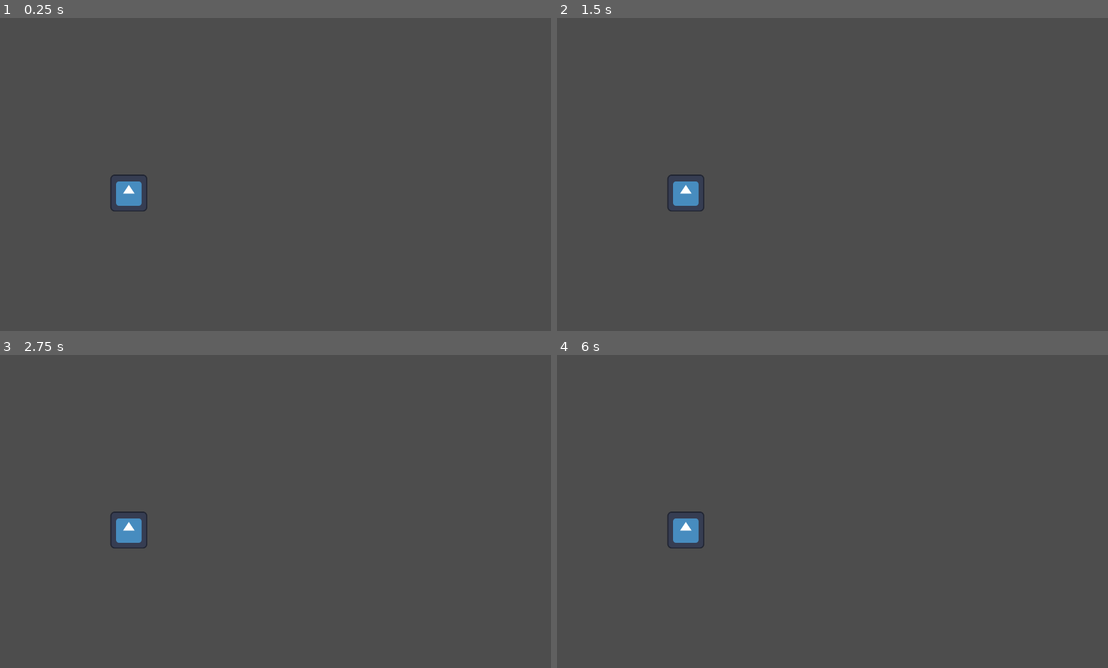
Above: before the commit, frames 1-4 (two rows, left to right).
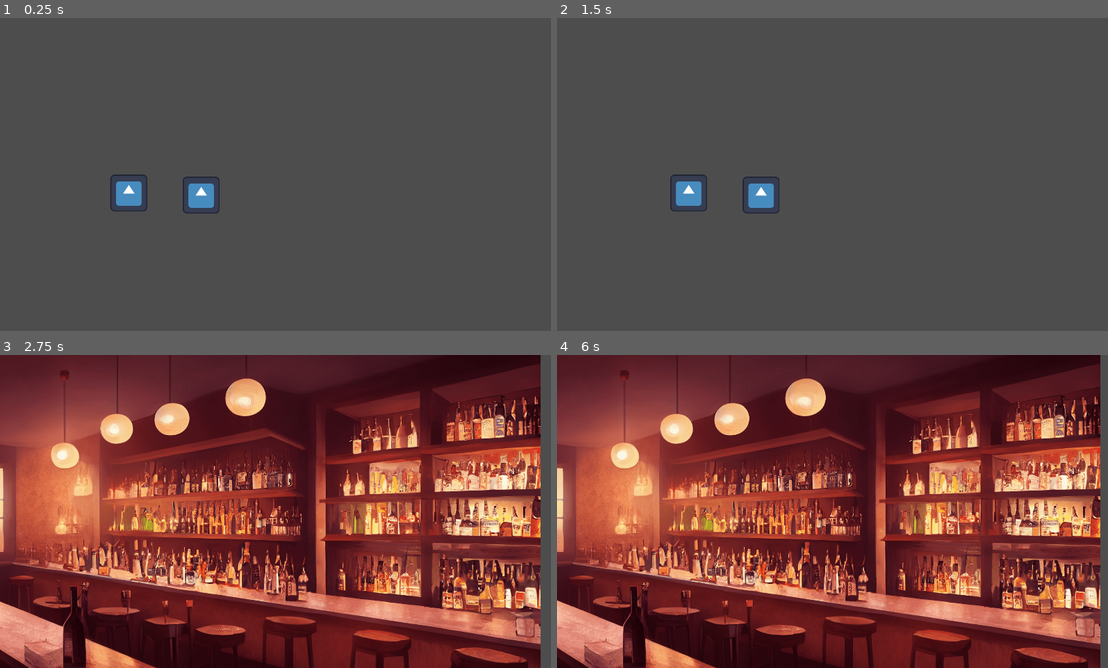
Above: after the commit, the same moments.

Repository: YYF233333/Ring-engine
Game: Godot game, scene res://scenes/main.tscn
Two runs of this game, one before a commit and one after it. Both use one fixed random seed, a clock stepped at 60 frames per second and the inputs below. The engine's default icon, where the game draws it, is replaced by a stand-in: a white triangle on a blue panel in a dark square.
Inputs:
- Up to frame 1 (0.25 s): no input
- Up to frame 2 (1.5 s): tap Enter at 0.5 s; hold Right (ui_right) 0.53-1.28 s; tap Space at 1.25 s; hold Left (ui_left) from 1.28 s (still down)
- Up to frame 3 (2.75 s): tap Enter at 2 s; release Left (ui_left) at 2.03 s; hold Right (ui_right) from 2.03 s (still down)
- Up to frame 4 (6 s): tap Space at 2.75, 4.25 s; tap Enter at 3.5 s; release Right (ui_right) at 3.53 s; hold Left (ui_left) 3.53-5.78 s; hold Right (ui_right) from 5.78 s (still down)

The runs differ from the first frame. In frame 1, 0.5% of the frame differs, in the area x 33-40%, y 50-63%; in frame 2, 0.7%; in frame 3, 98%; in frame 4, 99%, in the area x 0-99%, y 0-100%.
Error before the commit: Parse Error: Expected type specifier after "is not". (res://modules/persist/snapshot.gd:111)
Error after the commit: Trying to return an array of type "Array" where expected return type is "Array[String]". (res://modules/persist/snapshot.gd:49)

Commit message:
[FEAT] textbox, AssetLoader, BG and common utils

Diff:
--- /dev/null
+++ b/modules/background/background.gd
@@ -0,0 +1,25 @@
+extends Node2D
+
+## 最大画布层数
+const MAX_LAYER_COUNT := 1024
+
+func _ready() -> void:
+    for i in range(MAX_LAYER_COUNT):
+        var layer = Sprite2D.new()
+        layer.name = String.num_int64(i-MAX_LAYER_COUNT)
+        layer.z_index = i-MAX_LAYER_COUNT
+        add_child(layer)
+
+func display(name: String, layer: int = 0) -> void:
+    assert(layer >= 0 and layer < MAX_LAYER_COUNT)
+    var node = get_child(layer) as Sprite2D
+    node.texture = load(name)
+
+func clear_layer(layer: int) -> void:
+    var node = get_child(layer) as Sprite2D
+    node.texture = null
+    node.position = Vector2.ZERO
+
+func clear() -> void:
+    for i in range(MAX_LAYER_COUNT):
+        clear_layer(i)
--- /dev/null
+++ b/modules/background/layer.gd
@@ -0,0 +1,2 @@
+class_name Layer
+extends Sprite2D
--- /dev/null
+++ b/modules/config/config.gd
@@ -0,0 +1,7 @@
+extends Node
+
+## 全局常量和全局初始化、清理代码
+
+func _ready() -> void:
+    if not DirAccess.dir_exists_absolute("res://save"):
+        DirAccess.make_dir_absolute("res://save")
--- /dev/null
+++ b/modules/loading/asset_loader.gd
@@ -0,0 +1,42 @@
+extends Node
+
+@export var assets: Dictionary
+
+func _ready() -> void:
+    assets = load_json_from_file("res://config//assets.json").unwrap_or({})
+
+func load_asset(name: String) -> Result:
+    if not assets.has(name):
+        return Result.Err("Asset not found")
+    var asset = load(assets[name])
+    if asset == null:
+        return Result.Err("Load failed")
+    return Result.Ok(asset)
+
+func load_img(name: String) -> Result:
+    return load_asset(name).map_err(
+            func(e): return "failed to load img "+name+": "+e
+        )
+
+func load_scene(name: String) -> Result:
+    return load_asset(name).map_err(
+        func(e): return "failed to load scene "+name+": "+e
+    )
+
+static func load_absolute(path: String) -> Result:
+    var asset = load(path)
+    if asset == null:
+        return Result.Err("Load failed")
+    return Result.Ok(asset)
+
+static func load_json_from_file(path: String) -> Result:
+    var data = FileAccess.get_file_as_string(path)
+    if data == null:
+        return Result.Err("loading falied")
+    var json = JSON.new()
+    var parse_result = json.parse(data)
+    if not parse_result == OK:
+        return Result.Err("JSON Parse Error: %s in %s at line %s"
+            % [json.get_error_message(), data, json.get_error_line()])
+    var dict = json.get_data()
+    return Result.Ok(dict)
--- a/modules/persist/global_value.gd
+++ b/modules/persist/global_var.gd
@@ -18,7 +18,7 @@
 
 var global_var: Dictionary = {}
 
-class GlobalVar:
+class GlobalVariable:
     var type: VarType
     var value: Variant
 
@@ -28,15 +28,15 @@
 
 ## 初始化或者修改全局变量值，默认创建TEMP类型的变量
 func set_var(name: String, value: Variant) -> void:
-    global_var[name] = GlobalVar.new(VarType.TEMP, value)
+    global_var[name] = GlobalVariable.new(VarType.TEMP, value)
 
 ## [method set_var]PERSIST变体
 func set_var_persist(name: String, value: Variant) -> void:
-    global_var[name] = GlobalVar.new(VarType.PERSIST, value)
+    global_var[name] = GlobalVariable.new(VarType.PERSIST, value)
 
 ## [method set_var]SNAPSHOT变体
 func set_var_snapshot(name: String, value: Variant) -> void:
-    global_var[name] = GlobalVar.new(VarType.SNAPSHOT, value)
+    global_var[name] = GlobalVariable.new(VarType.SNAPSHOT, value)
 
 ## 变量不存在时返回null
 func get_var(name: String) -> Variant:
@@ -62,20 +62,14 @@
     return snap_vars
 
 func _enter_tree() -> void:
-    #TODO find a proper place for this
-    if not DirAccess.dir_exists_absolute("res://save"):
-        DirAccess.make_dir_absolute("res://save")
-    var json = JSON.new()
-    var data = FileAccess.get_file_as_string("res://save/global_variables.json")
-    # Check if there is any error while parsing the JSON string, skip in case of failure
-    if data:
-        var parse_result = json.parse(data)
-        if not parse_result == OK:
-            print("JSON Parse Error: ", json.get_error_message(), " in ", data, " at line ", json.get_error_line())
-            return
-        var global_persist = json.get_data()
-        for key in global_persist:
-            global_var[key] = GlobalVar.new(VarType.PERSIST, global_persist[key])
+    var data = AssetLoader.load_json_from_file("res://save/global_variables.json")
+    if data.is_err():
+        global_var = {}
+        return
+    var global_persist = data.unwrap()
+    for key in global_persist:
+        global_var[key] = GlobalVariable.new(VarType.PERSIST, global_persist[key])
+
 
 func _exit_tree() -> void:
     var global_persist = {}
--- a/modules/persist/snapshot.gd
+++ b/modules/persist/snapshot.gd
@@ -2,7 +2,8 @@
 
 ## 单例，提供游戏快照保存功能[br]
 ## 快照逻辑上构成一个队列，回滚时新的快照将被删除[br]
-## 通过快照持久化可以提供存档功能（脚本变量需要单独存储）
+## 通过快照持久化可以提供存档功能（脚本变量需要单独存储）[br]
+## 对于不想保存的节点，可以在[method _exit_tree]中释放
 
 ## 快照索引
 var snapshot_name: Dictionary = {}
@@ -10,8 +11,8 @@
 var snapshots: Array[Snapshot] = []
 ## 全局唯一存档计数器，提供默认存档文件名称
 var save_counter: int:
-    set(val): GlobalValue.set_var_persist("save_counter", val)
-    get: return GlobalValue.get_var("save_counter")
+    set(val): GlobalVar.set_var_persist("save_counter", val)
+    get: return GlobalVar.get_var("save_counter")
 
 
 class Snapshot:
@@ -27,8 +28,8 @@
 
 func _ready() -> void:
     # 这个方法在游戏最开始执行，应该不会出现save_counter(temp)的情况
-    if not GlobalValue.has_var("save_counter"):
-        GlobalValue.set_var_persist("save_counter", 0)
+    if not GlobalVar.has_var("save_counter"):
+        GlobalVar.set_var_persist("save_counter", 0)
 
 ## 打印当前的快照队列，可以自定义打印格式[br]
 ## custom_print需要接受两个参数：[br]
@@ -48,24 +49,25 @@
     return names
 
 ## 创建新快照，可以指定快照名，但不能重复，返回值为新创建的快照的名称
-func create_snapshot(root: Node, name: String = "") -> String:
+func create_snapshot(root: Node, name: String = "") -> Result:
     if name.is_empty():
         name = String.num_int64(save_counter)
         save_counter += 1
     ## 确保快照名不重复
-    assert(snapshot_name.has(name) == false)
+    if snapshot_name.has(name):
+        return Result.Err("duplicate snapshot "+name)
     var snapshot = Snapshot.new(name, root.duplicate())
-    snapshot.meta = GlobalValue.snapshot_vars()
+    snapshot.meta = GlobalVar.snapshot_vars()
     #print(snapshot.name)
     snapshots.append(snapshot)
     snapshot_name[name] = snapshot
-    return name
+    return Result.Ok(name)
 
 ## 返回指定快照的状态，回滚场景树和标记为SNAPSHOT的全局变量
 ## 如果无法找到指定快照，返回null，不修改快照队列
-func rollback(name: String, prev_root: Node) -> String:
-    if snapshot_name[name] == null:
-        return "Snapshot not found"
+func rollback(name: String, prev_root: Node) -> Result:
+    if not snapshot_name.has(name):
+        return Result.Err("Snapshot not found")
     while not snapshots.is_empty():
         var snap = snapshots.pop_back()
         snapshot_name.erase(snap.name)
@@ -75,53 +77,63 @@
             root.add_child(snap.root)
             # restore snapshot variables
             for key in snap.meta:
-                GlobalValue.set_var_snapshot(key, snap.meta[key])
-            return "Ok"
-    push_error("Unreachable")
-    return ""
+                GlobalVar.set_var_snapshot(key, snap.meta[key])
+            return Result.Ok()
+    Assert.unreachable()
+    return Result.Err(null)
 
 ## 将快照持久化到磁盘，默认文件名和快照名相同，支持自定义文件名，返回实际使用的文件名[br]
 ## [color=yellow]Warning:[/color] 已经存在的同名快照将被覆盖
-func persist_snapshot(name: String, file_name: String = "") -> String:
+func persist_snapshot(name: String, file_name: String = "") -> Result:
     var snapshot: Snapshot = snapshot_name[name]
     # save scenetree
     recursive_set_owner(snapshot.root)
     var scene = PackedScene.new()
     var result = scene.pack(snapshot.root)
-    if result == OK:
-        if file_name.is_empty():
-            file_name = snapshot.name
-        var error = ResourceSaver.save(scene, "res://save/"+file_name+".tscn")
-        if error != OK:
-            push_error("An error occurred while saving the scene to disk.")
+    if result != OK:
+        return Result.Err("pack scene failed: %s" % result)
+    if file_name.is_empty():
+        file_name = snapshot.name
+    var error = ResourceSaver.save(scene, "res://save/"+file_name+".tscn")
+    if error != OK:
+        return Result.Err("save scene failed: %s" % error)
     # save snapshot vars
     var meta = JSON.stringify(snapshot.meta, "    ")
     var meta_file = FileAccess.open("res://save/"+file_name+".json", FileAccess.WRITE)
     if meta_file == null:
-        push_error("File open error: ", FileAccess.get_open_error())
+        return Result.Err("File open error: %s" % FileAccess.get_open_error())
     meta_file.store_string(meta)
-    return file_name
+    return Result.Ok(file_name)
 
-## 从磁盘中加载快照，panic on failure
-func load_snapshot(file_name: String, prev_root: Node) -> String:
+## 从磁盘中加载快照，加载成功后会自动替换当前场景
+func load_snapshot(file_name: String, prev_root: Node) -> Result:
     var scene = load("res://save/"+file_name+".tscn")
     if scene == null:
-        push_error("An error occurred while loading scene ", file_name)
-    var meta = JSON.parse_string(FileAccess.get_file_as_string("res://save/"+file_name+".json"))
-    assert(meta is not null)
-    var root = get_tree().root
-    root.remove_child(prev_root)
-    root.add_child(scene.instantiate())
+        return Result.Err("An error occurred while loading scene "+ file_name)
+    var meta = AssetLoader.load_json_from_file("res://save/"+file_name+".json")
+    if meta.is_err():
+        return Result.Err("loading metadata of "+file_name+" failed: "+meta.unwrap_err())
+    var parent = prev_root.get_parent()
+    assert(parent != null)
+    parent.remove_child(prev_root)
+    parent.add_child(scene.instantiate())
     # restore snapshot variables
     for key in meta:
-        GlobalValue.set_var_snapshot(key, meta[key])
-    return "Ok"
+        GlobalVar.set_var_snapshot(key, meta[key])
+    return Result.Ok()
 
 ## 将root下的所有节点的owner设置为root（[color=yellow]Warning:[/color] 不要手动设置参数owner）
-static func recursive_set_owner(root: Node, owner: Node = null) -> String:
-    if owner == null:
-        owner = root
+static func recursive_set_owner(root: Node, owner: Node = null) -> void:
+    recursive_map(
+        root,
+        func(node: Node, owner: Node):
+            if node != owner:
+                node.set_owner(owner),
+        root if owner == null else owner
+    )
+
+static func recursive_map(root: Node, method: Callable, global_arg: Variant) -> void:
     for node in root.get_children():
-        node.set_owner(owner)
-        recursive_set_owner(node, owner)
-    return "Ok"
+        ## 中序遍历防止运行时修改
+        recursive_map(node, method, global_arg)
+        method.call(node, global_arg)
--- /dev/null
+++ b/modules/textbox/textbox.gd
@@ -0,0 +1,10 @@
+extends Control
+
+## assign in editor
+@export var textbox: Label
+## assign in editor
+@export var namebox: Label
+
+func unload():
+    get_parent().remove_child(self)
+    self.queue_free()
--- /dev/null
+++ b/modules/textbox/textbox_main.tscn
@@ -0,0 +1,60 @@
+[gd_scene load_steps=4 format=3 uid="uid://dnru70kjid7b2"]
+
+[ext_resource type="Script" path="res://modules/textbox/textbox.gd" id="1_5fs7n"]
+
+[sub_resource type="SystemFont" id="SystemFont_o5wur"]
+subpixel_positioning = 0
+
+[sub_resource type="Theme" id="Theme_n5epf"]
+default_font = SubResource("SystemFont_o5wur")
+default_font_size = 50
+
+[node name="textbox_main" type="Control" node_paths=PackedStringArray("textbox", "namebox")]
+layout_mode = 3
+anchors_preset = 15
+anchor_right = 1.0
+anchor_bottom = 1.0
+grow_horizontal = 2
+grow_vertical = 2
+theme = SubResource("Theme_n5epf")
+script = ExtResource("1_5fs7n")
+textbox = NodePath("PanelContainer/MarginContainer/textbox")
+namebox = NodePath("PanelContainer2/namebox")
+
+[node name="PanelContainer" type="PanelContainer" parent="."]
+custom_minimum_size = Vector2(1920, 270)
+layout_mode = 0
+anchor_top = 1.0
+anchor_right = 1.0
+anchor_bottom = 1.0
+offset_top = -270.0
+grow_horizontal = 2
+grow_vertical = 0
+size_flags_horizontal = 3
+size_flags_vertical = 3
+
+[node name="MarginContainer" type="MarginContainer" parent="PanelContainer"]
+custom_minimum_size = Vector2(1920, 216)
+layout_mode = 2
+theme_override_constants/margin_left = 300
+theme_override_constants/margin_top = 50
+
+[node name="textbox" type="Label" parent="PanelContainer/MarginContainer"]
+layout_mode = 2
+size_flags_vertical = 1
+text = "aaaaaa"
+
+[node name="PanelContainer2" type="PanelContainer" parent="."]
+layout_mode = 0
+offset_left = 125.0
+offset_top = 680.0
+offset_right = 425.0
+offset_bottom = 810.0
+metadata/_edit_group_ = true
+
+[node name="namebox" type="Label" parent="PanelContainer2"]
+layout_mode = 2
+size_flags_vertical = 1
+text = "test name"
+horizontal_alignment = 1
+vertical_alignment = 1
--- /dev/null
+++ b/modules/textbox/textbox_nvl.tscn
@@ -0,0 +1,43 @@
+[gd_scene load_steps=4 format=3 uid="uid://d1578p8a74gbc"]
+
+[ext_resource type="Script" path="res://modules/textbox/textbox.gd" id="1_g8udw"]
+
+[sub_resource type="SystemFont" id="SystemFont_s1f3f"]
+
+[sub_resource type="Theme" id="Theme_nr75f"]
+default_font = SubResource("SystemFont_s1f3f")
+default_font_size = 50
+
+[node name="textbox_nvl" type="Control" node_paths=PackedStringArray("textbox")]
+layout_mode = 3
+anchors_preset = 15
+anchor_right = 1.0
+anchor_bottom = 1.0
+grow_horizontal = 2
+grow_vertical = 2
+size_flags_horizontal = 4
+size_flags_vertical = 4
+theme = SubResource("Theme_nr75f")
+script = ExtResource("1_g8udw")
+textbox = NodePath("PanelContainer/MarginContainer/textbox")
+metadata/_edit_use_anchors_ = true
+
+[node name="PanelContainer" type="PanelContainer" parent="."]
+custom_minimum_size = Vector2(1344, 0)
+layout_mode = 0
+anchor_left = 0.5
+anchor_right = 0.5
+anchor_bottom = 1.0
+grow_horizontal = 2
+grow_vertical = 2
+
+[node name="MarginContainer" type="MarginContainer" parent="PanelContainer"]
+layout_mode = 2
+theme_override_constants/margin_left = 100
+theme_override_constants/margin_top = 100
+theme_override_constants/margin_right = 100
+theme_override_constants/margin_bottom = 100
+
+[node name="textbox" type="Label" parent="PanelContainer/MarginContainer"]
+layout_mode = 2
+size_flags_vertical = 1
--- /dev/null
+++ b/modules/textbox/textbox_server.gd
@@ -0,0 +1,8 @@
+extends Node
+
+var main_textbox: Control
+
+# Called when the node enters the scene tree for the first time.
+func _ready() -> void:
+    main_textbox = preload("res://modules/textbox/textbox_main.tscn").instantiate()
+    get_tree().root.add_child(main_textbox)
--- /dev/null
+++ b/modules/utils/assert.gd
@@ -0,0 +1,27 @@
+class_name Assert
+
+static func unimplemented(msg: String = "", arg1 = "", arg2 = "", arg3 = "") -> void:
+    var message = "not implemented"
+    if msg != "":
+        message += chain([": ", msg, arg1, arg2, arg3])
+    push_error(message)
+    assert(false)
+
+static func unreachable(msg: String = "", arg1 = "", arg2 = "", arg3 = "") -> void:
+    var message = "entered unreachable code"
+    if msg != "":
+        message += chain([": ", msg, arg1, arg2, arg3])
+    push_error(message)
+    assert(false)
+
+static func panic(msg: String = "", arg1 = "", arg2 = "", arg3 = "") -> void:
+    var message = "program panicked at "
+    if msg != "":
+        message += chain([": ", msg, arg1, arg2, arg3])
+    else:
+        message += "explicit panic"
+    push_error(message)
+    assert(false)
+
+static func chain(args: Array) -> String:
+    return args.reduce(func(a, b): return a+("%s" % b), "")
--- /dev/null
+++ b/modules/utils/option.gd
@@ -0,0 +1,20 @@
+class_name Option
+extends ProductType
+
+static func Some(val) -> Option:
+    return Option.new(Flag.FIRST, val)
+
+static func None() -> Option:
+    return Option.new(Flag.SECOND, null)
+
+func is_some() -> bool:
+    return self.flag == Flag.FIRST
+
+func is_none() -> bool:
+    return self.flag == Flag.SECOND
+
+func unwrap():
+    if self.flag == Flag.SECOND:
+        Assert.panic("Trying to unwrap a None value")
+        return null
+    return self.val
--- /dev/null
+++ b/modules/utils/product_type.gd
@@ -0,0 +1,30 @@
+class_name ProductType
+
+enum Flag {
+    FIRST,
+    SECOND,
+}
+
+var flag: Flag
+var val
+
+func _init(flag: Flag, val = null) -> void:
+    self.flag = flag
+    self.val = val
+
+func unwrap():
+    pass
+
+func unwrap_or(default):
+    return self.val if self.flag == Flag.FIRST else default
+
+func map(op: Callable) -> Result:
+    if self.flag == Flag.FIRST:
+        self.val = op.call(self.val)
+    return self
+
+func expect(msg: String):
+    if self.flag == Flag.SECOND:
+        Assert.panic(msg, ": "+self.val if self.val != null else "")
+        return null
+    return self.val
--- /dev/null
+++ b/modules/utils/result.gd
@@ -0,0 +1,31 @@
+class_name Result
+extends ProductType
+
+static func Ok(val = null) -> Result:
+    return Result.new(Flag.FIRST, val)
+
+static func Err(val) -> Result:
+    return Result.new(Flag.SECOND, val)
+
+func is_ok() -> bool:
+    return self.flag == Flag.FIRST
+
+func is_err() -> bool:
+    return self.flag == Flag.SECOND
+
+func unwrap():
+    if self.flag == Flag.SECOND:
+        Assert.panic("Trying to unwrap an Err value containing ", self.val)
+        return null
+    return self.val
+
+func unwrap_err():
+    if self.flag == Flag.FIRST:
+        Assert.panic("Trying to unwrap_err an Ok value containing ", self.val)
+        return null
+    return self.val
+
+func map_err(op: Callable) -> Result:
+    if self.flag == Flag.SECOND:
+        self.val = op.call(self.val)
+    return self
--- a/project.godot
+++ b/project.godot
@@ -7,6 +7,40 @@
 ;   param=value ; assign values to parameters
 
 config_version=5
+
+_global_script_classes=[{
+"base": "RefCounted",
+"class": &"Assert",
+"language": &"GDScript",
+"path": "res://modules/utils/assert.gd"
+}, {
+"base": "Sprite2D",
+"class": &"Layer",
+"language": &"GDScript",
+"path": "res://modules/background/layer.gd"
+}, {
+"base": "ProductType",
+"class": &"Option",
+"language": &"GDScript",
+"path": "res://modules/utils/option.gd"
+}, {
+"base": "RefCounted",
+"class": &"ProductType",
+"language": &"GDScript",
+"path": "res://modules/utils/product_type.gd"
+}, {
+"base": "ProductType",
+"class": &"Result",
+"language": &"GDScript",
+"path": "res://modules/utils/result.gd"
+}]
+_global_script_class_icons={
+"Assert": "",
+"Layer": "",
+"Option": "",
+"ProductType": "",
+"Result": ""
+}
 
 [application]
 
@@ -18,7 +52,10 @@
 [autoload]
 
 SnapshotServer="*res://modules/persist/snapshot.gd"
-GlobalValue="*res://modules/persist/global_value.gd"
+GlobalVar="*res://modules/persist/global_var.gd"
+TextboxServer="*res://modules/textbox/textbox_server.gd"
+AssetLoader="*res://modules/loading/asset_loader.gd"
+Config="*res://modules/config/config.gd"
 
 [display]
 
@@ -29,3 +66,19 @@
 [dotnet]
 
 project/assembly_name="Ring Engine"
+
+[editor_plugins]
+
+enabled=PackedStringArray("res://addons/Todo_Manager/plugin.cfg", "res://addons/godotsize/plugin.cfg", "res://addons/script-name-on-top/plugin.cfg")
+
+[input]
+
+gdshell_toggle_ui={
+"deadzone": 0.5,
+"events": [Object(InputEventKey,"resource_local_to_scene":false,"resource_name":"","device":0,"window_id":0,"alt_pressed":false,"shift_pressed":false,"ctrl_pressed":false,"meta_pressed":false,"pressed":false,"keycode":96,"physical_keycode":0,"unicode":0,"echo":false,"script":null)
+]
+}
+
+[rendering]
+
+renderer/rendering_method="mobile"
--- /dev/null
+++ b/scenes/Icon2.gd
@@ -0,0 +1,16 @@
+extends Sprite2D
+
+
+# Called when the node enters the scene tree for the first time.
+func _ready() -> void:
+    pass # Replace with function body.
+
+
+# Called every frame. 'delta' is the elapsed time since the previous frame.
+func _process(delta: float) -> void:
+    pass
+
+func tran():
+    var tween = create_tween()
+    var new_texture = load("res://85.png")
+    tween.tween_property(self, "texture", new_texture, 1)
--- a/scenes/main.gd
+++ b/scenes/main.gd
@@ -7,13 +7,13 @@
 
 # Called every frame. 'delta' is the elapsed time since the previous frame.
 func _process(delta: float) -> void:
-    if Input.is_action_pressed("ui_right"):
+    if Input.is_action_just_pressed("ui_right"):
+        $Icon2.tran()
         SnapshotServer.create_snapshot(self)
         self.position.x += 10
-        $Sprite2D.offset.x += 10
         #print("now pos is ", $Sprite2D.offset.x)
         #Save.print_save_slot()
-    elif Input.is_action_pressed("ui_left"):
+    elif Input.is_action_just_pressed("ui_left"):
         var res = SnapshotServer.rollback(SnapshotServer.current_snapshots()[-1], self)
         if res == "Ok":
             self.queue_free()
--- a/scenes/main.tscn
+++ b/scenes/main.tscn
@@ -1,22 +1,21 @@
-[gd_scene load_steps=4 format=3 uid="uid://dgk8dwrmumwji"]
+[gd_scene load_steps=5 format=3 uid="uid://dgk8dwrmumwji"]
 
 [ext_resource type="Script" path="res://scenes/main.gd" id="1_ovk5y"]
 [ext_resource type="Texture2D" uid="uid://ctnqjc8xnmw7j" path="res://icon.svg" id="2_2aywu"]
+[ext_resource type="Script" path="res://scenes/Icon2.gd" id="3_q0lyu"]
+[ext_resource type="Script" path="res://modules/background/background.gd" id="4_4ilv8"]
 
-[sub_resource type="ParticleProcessMaterial" id="ParticleProcessMaterial_emyad"]
-particle_flag_disable_z = true
-gravity = Vector3(0, 98, 0)
-orbit_velocity_min = 0.0
-orbit_velocity_max = 0.0
-
-[node name="Node2D" type="Node2D"]
+[node name="main" type="Node2D"]
 script = ExtResource("1_ovk5y")
-
-[node name="Sprite2D" type="Sprite2D" parent="."]
-
-[node name="GPUParticles2D" type="GPUParticles2D" parent="."]
-process_material = SubResource("ParticleProcessMaterial_emyad")
 
 [node name="Icon" type="Sprite2D" parent="."]
 position = Vector2(445, 604)
 texture = ExtResource("2_2aywu")
+
+[node name="Icon2" type="Sprite2D" parent="."]
+position = Vector2(695, 611)
+texture = ExtResource("2_2aywu")
+script = ExtResource("3_q0lyu")
+
+[node name="Node2D" type="Node2D" parent="."]
+script = ExtResource("4_4ilv8")
--- /dev/null
+++ b/tests/test_recursive_map.gd
@@ -0,0 +1,25 @@
+func run():
+    test1()
+
+var counter := 0:
+    get:
+        counter += 1
+        return counter
+
+func construct_tree() -> Node:
+    var root = Node.new()
+    for i in range(3):
+        var node = Node.new()
+        node.name = String.num_int64(counter)
+        root.add_child(node)
+        for j in range(3):
+            var node2 = Node.new()
+            node2.name = String.num_int64(counter)
+            node.add_child(node2)
+    return root
+
+
+func test1():
+    var tree = construct_tree()
+    SnapshotServer.recursive_map(tree, func(n, a): print(n.name), null)
+    tree.free()
--- /dev/null
+++ b/tests/test_runner.gd
@@ -0,0 +1,14 @@
+extends Node
+
+
+# Called when the node enters the scene tree for the first time.
+func _ready() -> void:
+    var test_files = Array(DirAccess.get_files_at("res://tests")).filter(
+        func(name): return name.ends_with(".gd") and name != "test_runner.gd"
+    )
+
+    for file in test_files:
+        var case = load("res://tests/"+file).new()
+        case.call("run")
+
+    print("finish all tests")
--- /dev/null
+++ b/tests/test_runner.tscn
@@ -0,0 +1,6 @@
+[gd_scene load_steps=2 format=3 uid="uid://c3fwrpytgf7j7"]
+
+[ext_resource type="Script" path="res://tests/test_runner.gd" id="1_hjt8s"]
+
+[node name="test_runner" type="Node"]
+script = ExtResource("1_hjt8s")
Binary file added: 85.png
Empty file added: config/assets.json
Not shown, changed: MODULE.md
